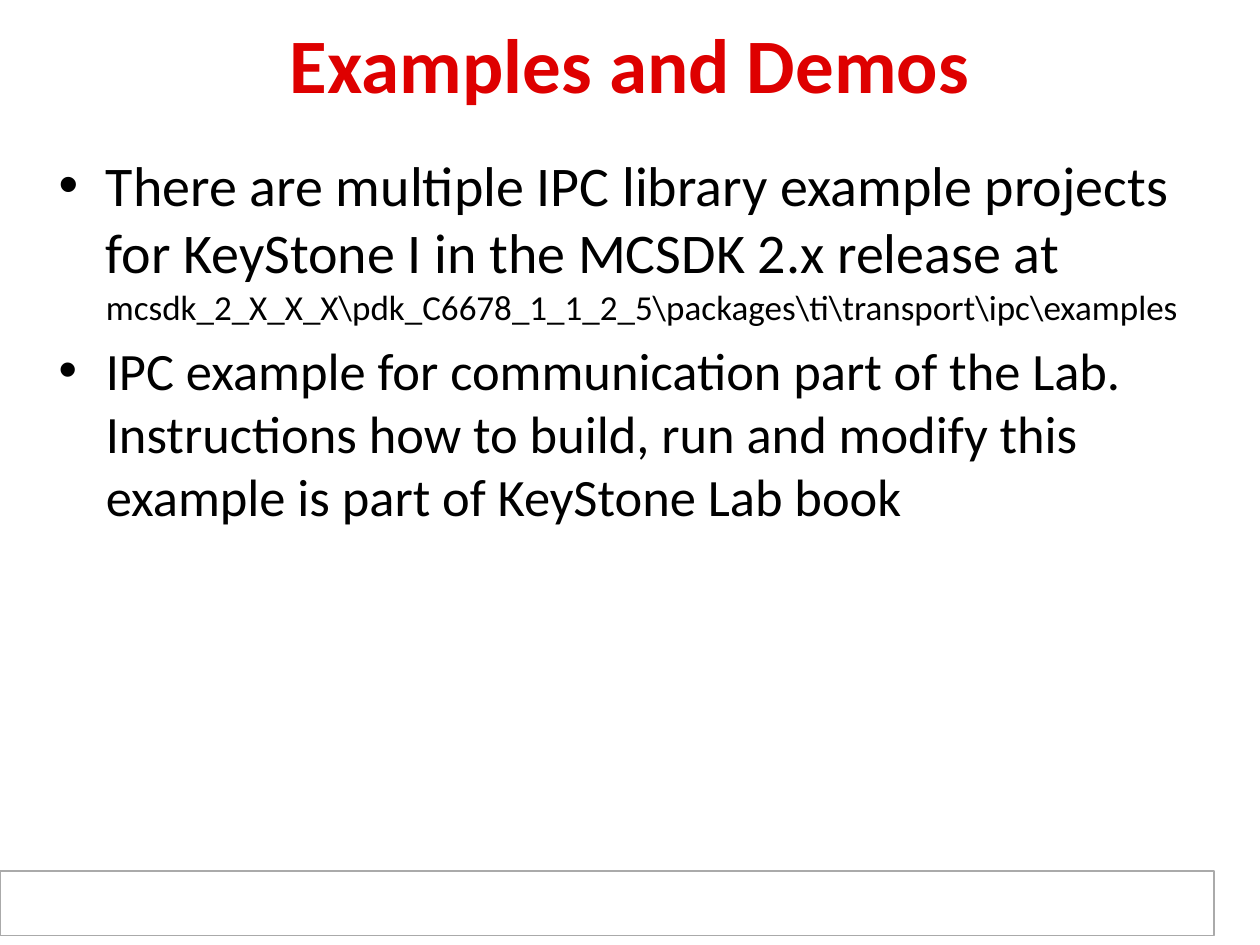
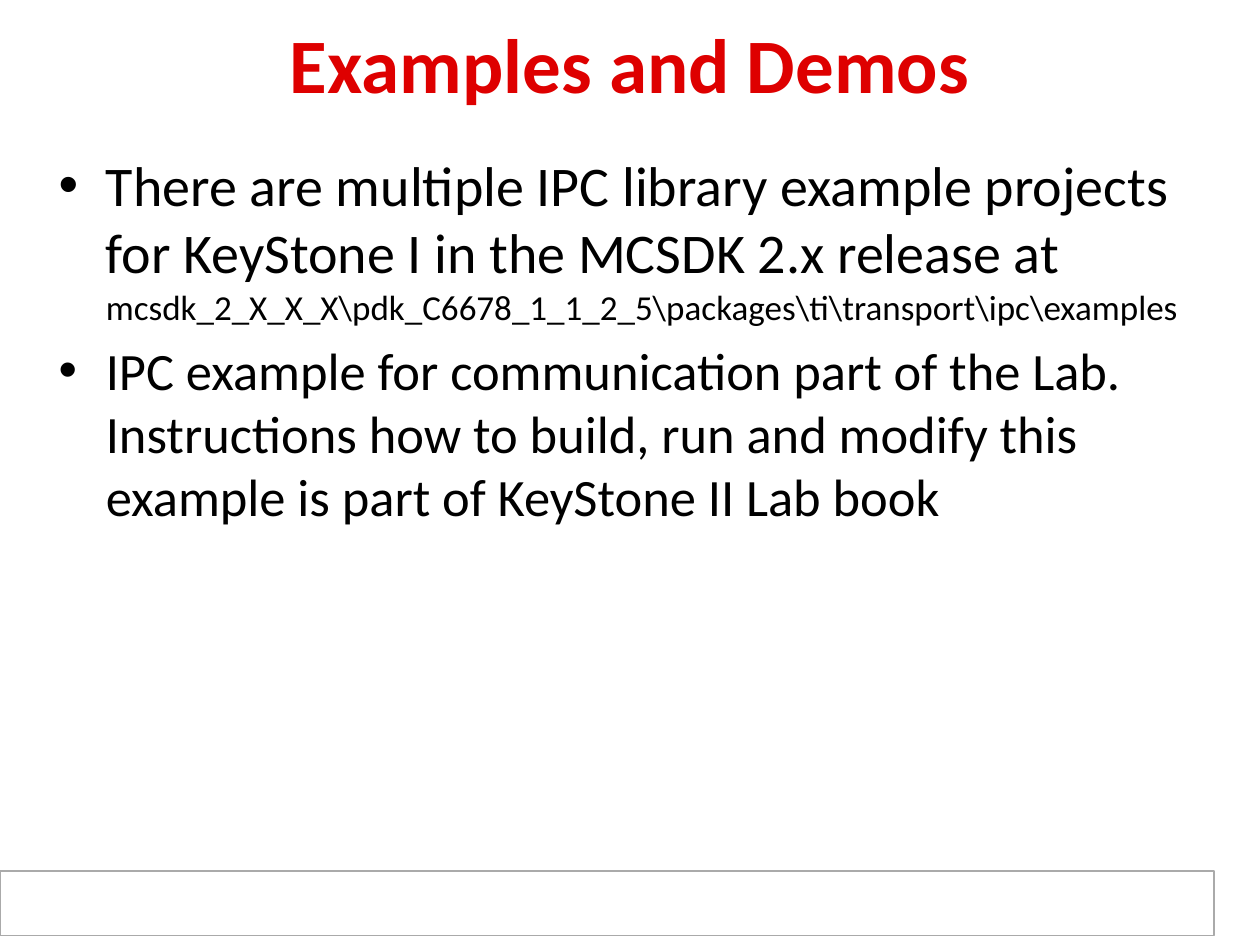
Before and after one commit to hari1989/keystone-workshop, a slide deck: slide 57 of preliminary/ipcForTI_RTOS_Internal.pptx (slide 58 before the commit). Drawn at 1260x945 pixels with LibreOffice and Linux fonts; fonts in the diff are those of the drawing; background and template pictures are left out. Boxes give left, top, right and bottom in pixels: in the first picture for what was removed or moved away, otherwise in the second. Text is boxed around its words. In the diff, an @@ line names an element or a change of style, - is before the commit and + after.

```diff
--- a/preliminary/ipcForTI_RTOS_Internal.pptx
+++ b/preliminary/ipcForTI_RTOS_Internal.pptx
@@ text at (x1=106, y1=353, x2=1120, y2=525): text changed @@
-• IPC example for communication part of the Lab. Instructions how to build, run and modify this example is part of KeyStone Lab book
+• IPC example for communication part of the Lab. Instructions how to build, run and modify this example is part of KeyStone II Lab book
```
Also in this commit, not shown: 18 other slides changed, 1 slide removed.
